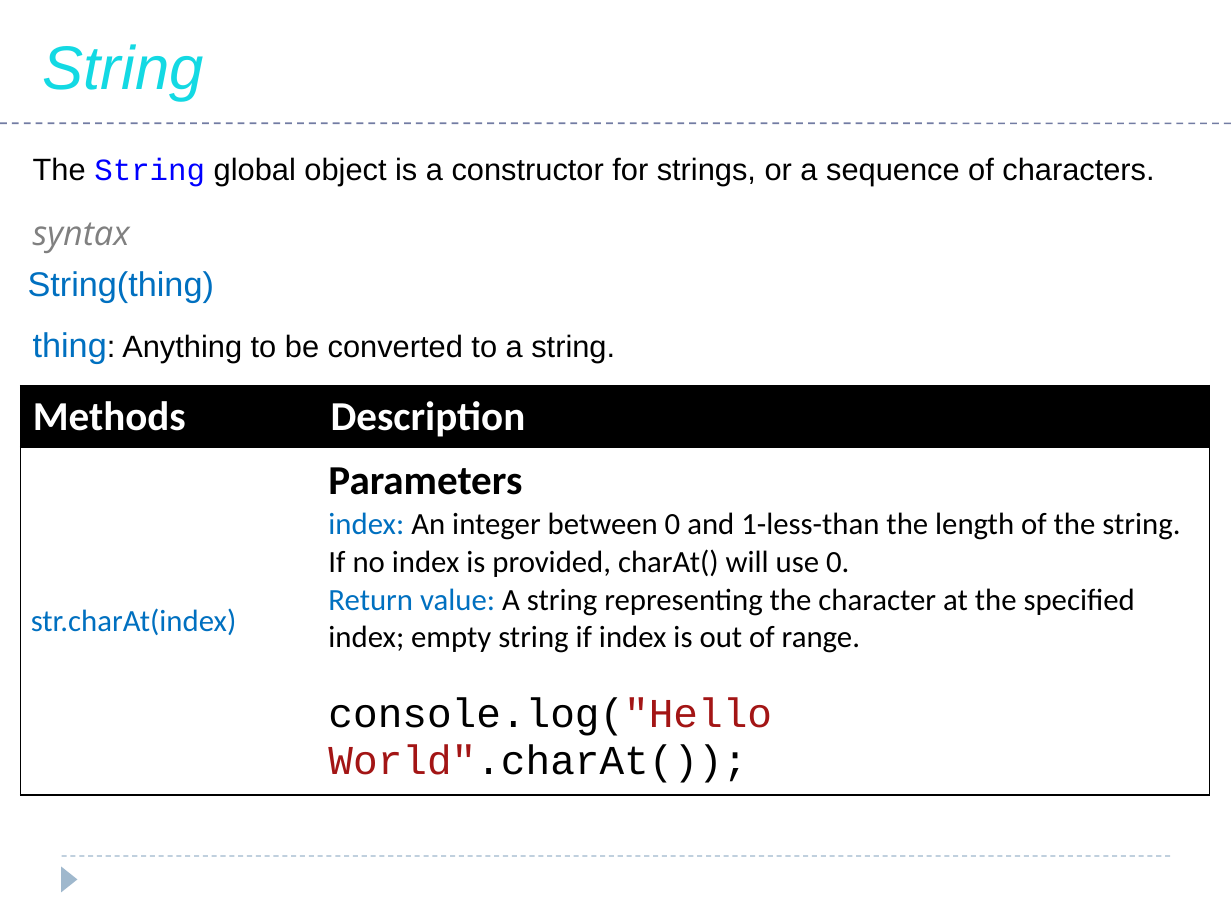
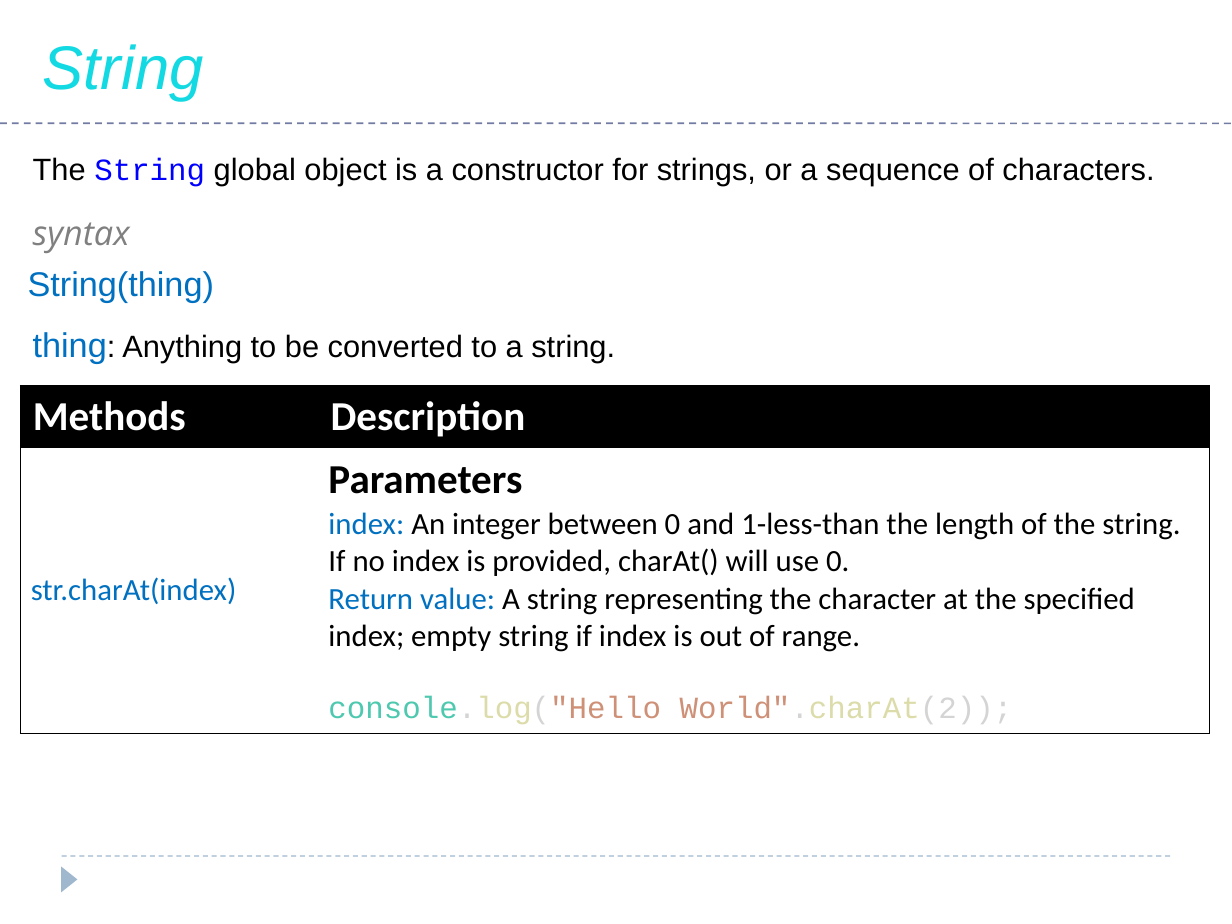
Before and after one commit to saleelgithub/PPTs, a slide deck: slide 103 of AWP PPT - JavaScript.pptx. Drawn at 1232x924 pixels with LibreOffice and Linux fonts; fonts in the diff are those of the drawing. Boxes give left, top, right and bottom in pixels: in the first picture for what was removed or moved away, otherwise in the second. Text is boxed around its words. In the diff, an @@ line names an element or a change of style, - is before the commit and + after.

```diff
--- a/AWP PPT - JavaScript.pptx
+++ b/AWP PPT - JavaScript.pptx
@@ table at bbox=[21, 386, 1210, 728] @@
@@ row 2, column 2: "Parameters / index: An integer between 0 and 1-less-than the length of the string. If no index is provided, charAt() will use 0. / Return value: A string representing the character at the specified index; empty string if index is out of range. / console.log("Hello World".charAt());" to "Parameters / index: An integer between 0 and 1-less-than the length of the string. If no index is provided, charAt() will use 0. / Return value: A string representing the character at the specified index; empty string if index is out of range. / console.log("Hello World".charAt(2));" @@
```
Also in this commit, not shown: 66 other slides changed, 8 slides added.
